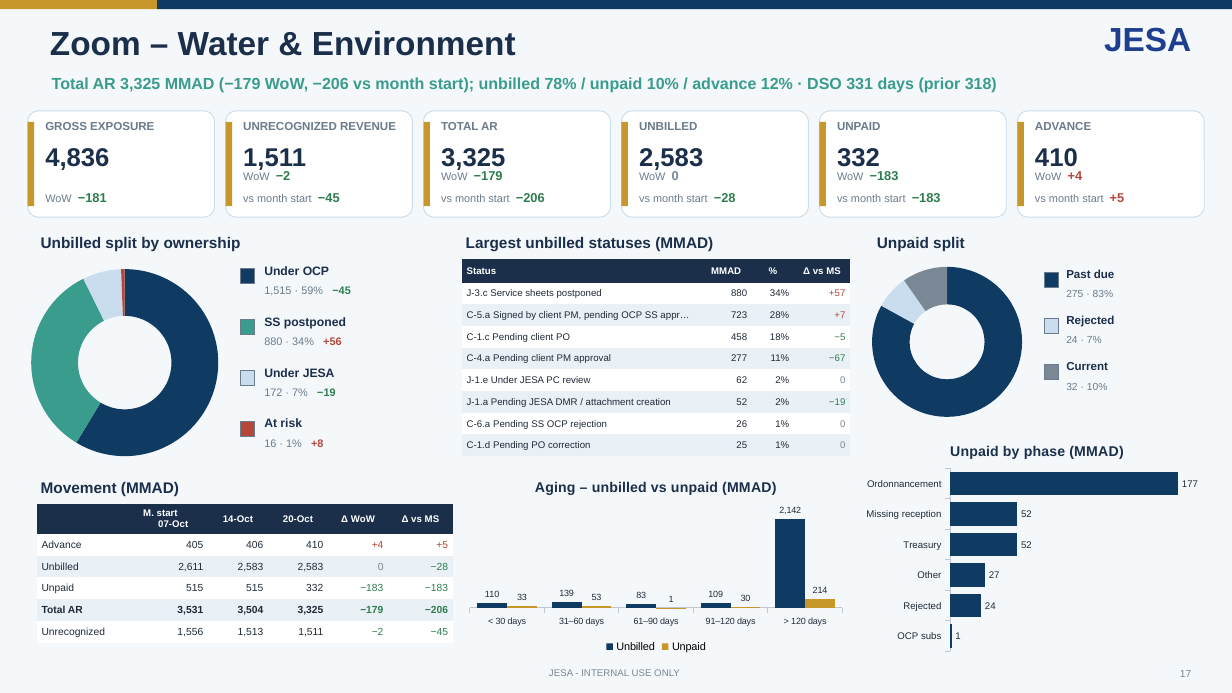
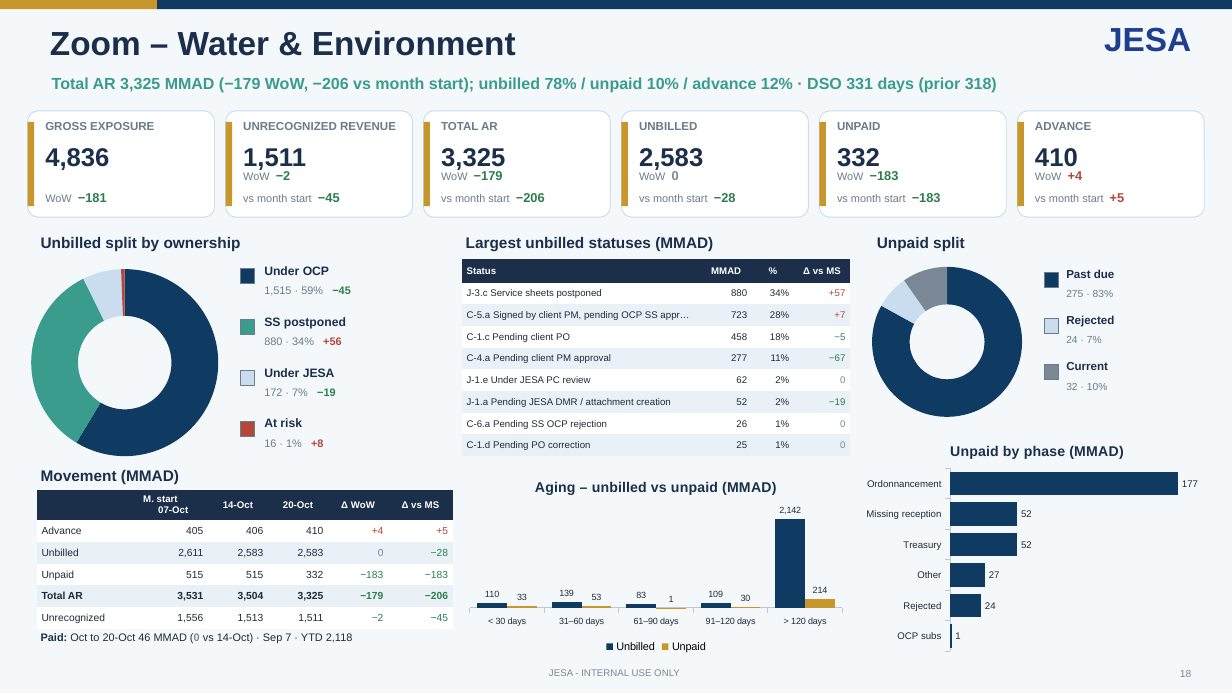
Before and after one commit to cherkaouihassan-art/Skills-Repo, a slide deck: slide 18 of weekly-ar-cash-deck/output/JESA_AR_Cash_Position_2026-10-21.pptx (slide 17 before the commit). Drawn at 1232x693 pixels with LibreOffice and Linux fonts; fonts in the diff are those of the drawing. Boxes give left, top, right and bottom in pixels: in the first picture for what was removed or moved away, otherwise in the second. Text is boxed around its words. In the diff, an @@ line names an element or a change of style, - is before the commit and + after.

```diff
--- a/weekly-ar-cash-deck/output/JESA_AR_Cash_Position_2026-10-21.pptx
+++ b/weekly-ar-cash-deck/output/JESA_AR_Cash_Position_2026-10-21.pptx
@@ text "Movement (MMAD)": place and size @@
-text "Movement (MMAD)" at bbox=[41, 482, 179, 496]
+text "Movement (MMAD)" at bbox=[41, 470, 179, 484]
@@ table: place and size @@
-table at bbox=[37, 504, 453, 641]
+table at bbox=[37, 490, 453, 627]
@@ text added at bbox=[41, 633, 353, 643], 8.5 pt, text #1F2A37 @@
+Paid: Oct to 20-Oct 46 MMAD (0 vs 14-Oct) · Sep 7 · YTD 2,118
@@ text at bbox=[1180, 670, 1191, 677]: text changed @@
-17
+18
```
Also in this commit, not shown: 29 other slides changed, 1 slide added, 6 other files.
